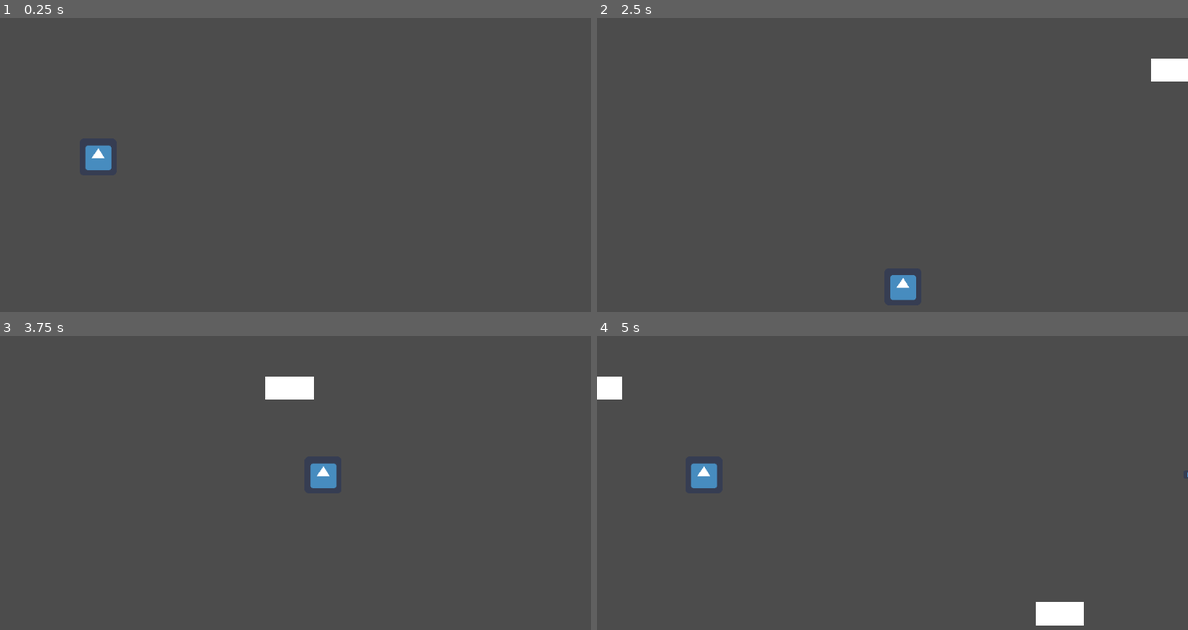
Above: before the commit, frames 1-4 (two rows, left to right).
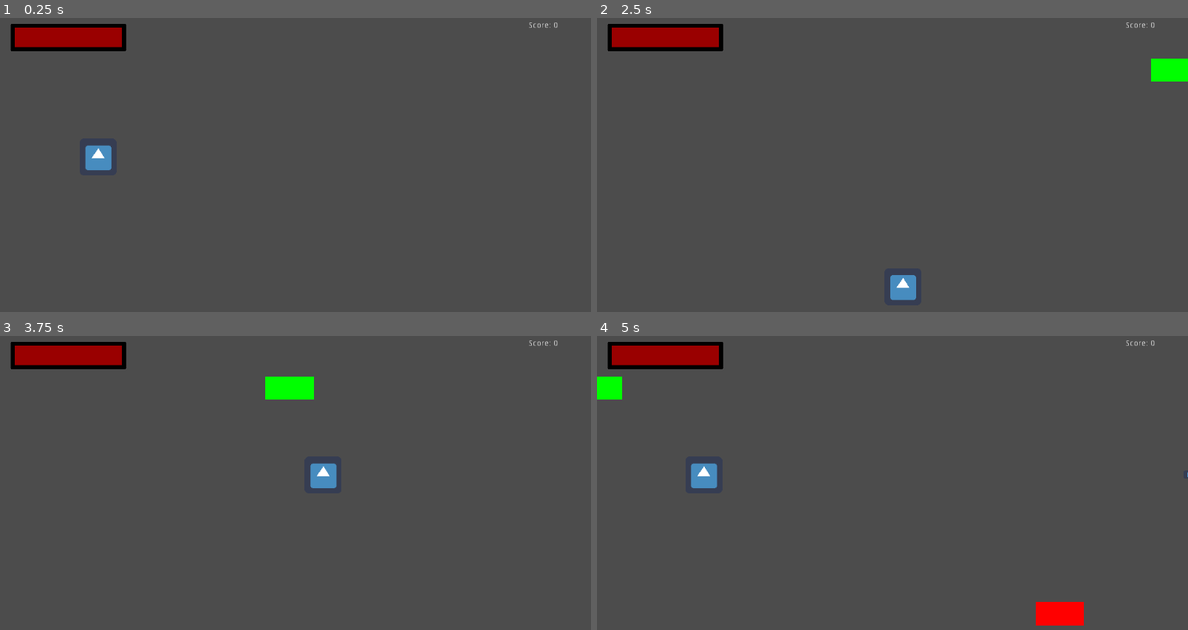
Above: after the commit, the same moments.

Repository: MarinMario/grigore-game-for-school
Game: Godot game, scene res://world/world.tscn
The game is run twice, just before and just after one commit, with the same random seed, the same clock (stepped at 60 frames per second) and the same inputs. The engine's default icon, where the game draws it, is replaced by a stand-in: a white triangle on a blue panel in a dark square.
Inputs:
- Up to frame 1 (0.25 s): no input
- Up to frame 2 (2.5 s): tap Enter (ui_accept) at 0.5, 0.77, 1.52 s; hold Right (ui_right) 0.53-1.28 s; hold Down (ui_down) 1.28-2.03 s; hold Right (ui_right) from 2.03 s (still down)
- Up to frame 3 (3.75 s): release Right (ui_right) at 2.78 s; hold Up (ui_up) 2.78-3.53 s; tap Enter (ui_accept) at 3.02 s; hold Left (ui_left) from 3.53 s (still down)
- Up to frame 4 (5 s): keep holding Left (ui_left); tap Enter (ui_accept) at 3.77, 4.52 s

The runs differ from the first frame. In frame 1, 1.9% of the frame differs, in the area x 1-95%, y 1-12%; in frame 2, 2.3%; in frame 3, 2.5%; in frame 4, 2.8%, in the area x 0-95%, y 1-99%.

Commit message:
commit 3

Diff:
--- a/Grigore Game/bullet/bullet.tscn
+++ b/Grigore Game/bullet/bullet.tscn
@@ -7,6 +7,8 @@
 extents = Vector2( 19.7089, 8.44146 )
 
 [node name="bullet" type="Area2D"]
+collision_layer = 2
+collision_mask = 2
 script = ExtResource( 1 )
 
 [node name="CollisionShape2D" type="CollisionShape2D" parent="."]
--- a/Grigore Game/enemy/enemy.gd
+++ b/Grigore Game/enemy/enemy.gd
@@ -1,8 +1,17 @@
 extends Area2D
+
+var types = ["good", "bad"]
+var type: String
 
 func _ready():
 	self.global_position.y = rand_range(50, 550)
 	self.global_position.x = 1200
+
+	type = types[randi() % types.size()]
+	if type == "bad":
+		$ColorRect.color = Color(100, 0, 0)
+	else:
+		$ColorRect.color = Color(0, 100, 0)
 
 func _physics_process(delta):
 	self.global_position.x -= global.enemy_speed * delta
@@ -11,4 +20,12 @@
 		self.queue_free()
 
 func die():
+	global.score += 1 if type == "bad" else -1
+	if global.score < 0: global.score = 0
+
 	self.queue_free()
+
+func _on_enemy_body_entered(body):
+	if body.name == "player":
+		body.health -= int(rand_range(10,40))
+		die()
--- a/Grigore Game/enemy/enemy.tscn
+++ b/Grigore Game/enemy/enemy.tscn
@@ -8,6 +8,7 @@
 [node name="enemy" type="Area2D" groups=[
 "enemy",
 ]]
+collision_mask = 3
 script = ExtResource( 1 )
 
 [node name="CollisionShape2D" type="CollisionShape2D" parent="."]
@@ -19,3 +20,4 @@
 margin_top = -20.5929
 margin_right = 44.0436
 margin_bottom = 19.4071
+[connection signal="body_entered" from="." to="." method="_on_enemy_body_entered"]
--- a/Grigore Game/global/global.gd
+++ b/Grigore Game/global/global.gd
@@ -1,6 +1,6 @@
 extends Node2D
 
-
+var score := 0
 
 const BULLET = preload("res://bullet/bullet.tscn")
 
--- a/Grigore Game/player/player.gd
+++ b/Grigore Game/player/player.gd
@@ -4,6 +4,10 @@
 var motion := Vector2()
 var shoot_timer := 0.0
 var fire_rate := 0.4
+var health := 100
+
+func _ready():
+	health = 100
 
 
 func _physics_process(delta):
@@ -25,6 +29,9 @@
 		shoot()
 		shoot_timer = 0
 
+	if health <= 0:
+		get_tree().reload_current_scene()
+
 
 func shoot():
 	var bullet = global.BULLET.instance()
--- a/Grigore Game/player/player.tscn
+++ b/Grigore Game/player/player.tscn
@@ -1,7 +1,8 @@
-[gd_scene load_steps=4 format=2]
+[gd_scene load_steps=5 format=2]
 
 [ext_resource path="res://player/player.gd" type="Script" id=1]
 [ext_resource path="res://icon.png" type="Texture" id=2]
+[ext_resource path="res://player/player_stats.tscn" type="PackedScene" id=3]
 
 [sub_resource type="RectangleShape2D" id=1]
 extents = Vector2( 34.2708, 32.8931 )
@@ -17,3 +18,5 @@
 
 [node name="shoot_point" type="Position2D" parent="."]
 position = Vector2( 42.1481, -0.540359 )
+
+[node name="player_stats" parent="." instance=ExtResource( 3 )]
--- /dev/null
+++ b/Grigore Game/player/player_stats.gd
@@ -0,0 +1,5 @@
+extends CanvasLayer
+
+func _process(delta):
+	$health.value = get_parent().health
+	$score.text = "Score: " + str(global.score)
--- /dev/null
+++ b/Grigore Game/player/player_stats.tscn
@@ -0,0 +1,49 @@
+[gd_scene load_steps=4 format=2]
+
+[ext_resource path="res://player/player_stats.gd" type="Script" id=1]
+
+[sub_resource type="StyleBoxFlat" id=1]
+bg_color = Color( 0.603922, 0, 0, 1 )
+border_width_left = 7
+border_width_top = 7
+border_width_right = 7
+border_width_bottom = 7
+border_color = Color( 0, 0, 0, 1 )
+corner_radius_top_left = 1
+corner_radius_top_right = 1
+corner_radius_bottom_right = 1
+corner_radius_bottom_left = 1
+
+[sub_resource type="StyleBoxFlat" id=2]
+bg_color = Color( 0.258824, 0.258824, 0.258824, 1 )
+border_width_left = 7
+border_width_top = 7
+border_width_right = 7
+border_width_bottom = 7
+border_color = Color( 0, 0, 0, 1 )
+corner_radius_top_left = 1
+corner_radius_top_right = 1
+corner_radius_bottom_right = 1
+corner_radius_bottom_left = 1
+
+[node name="player_stats" type="CanvasLayer"]
+script = ExtResource( 1 )
+
+[node name="health" type="ProgressBar" parent="."]
+margin_left = 19.0
+margin_top = 18.0
+margin_right = 218.0
+margin_bottom = 65.0
+custom_styles/fg = SubResource( 1 )
+custom_styles/bg = SubResource( 2 )
+value = 20.0
+percent_visible = false
+
+[node name="score" type="Label" parent="."]
+margin_left = 904.0
+margin_top = 9.0
+margin_right = 979.0
+margin_bottom = 34.0
+text = "Score: 0"
+align = 1
+valign = 1
